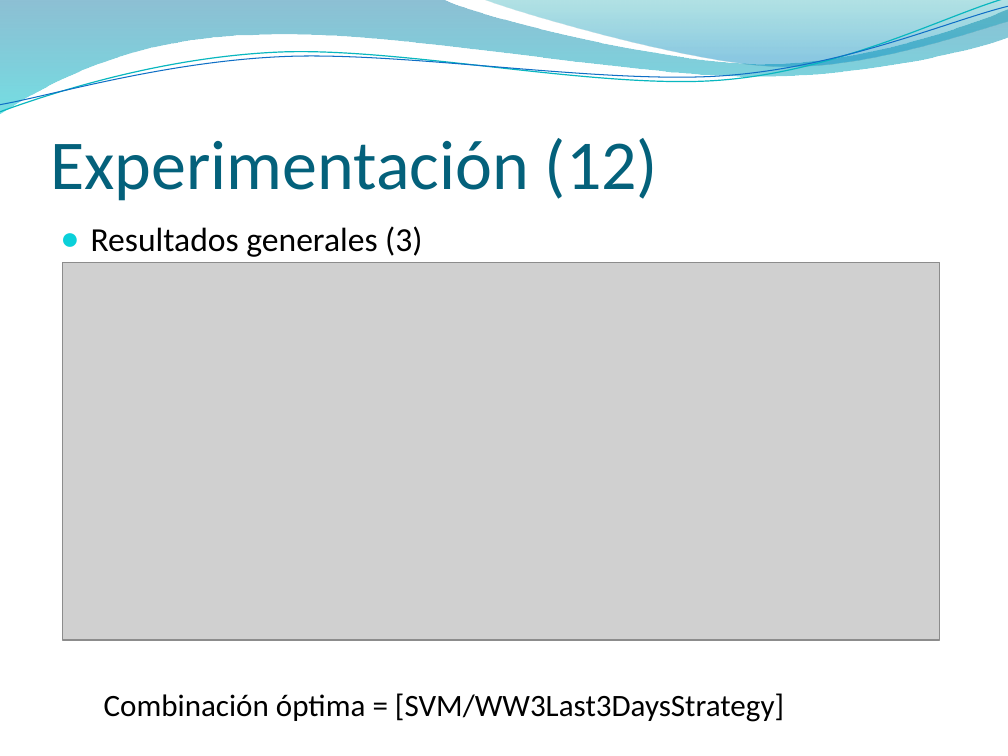
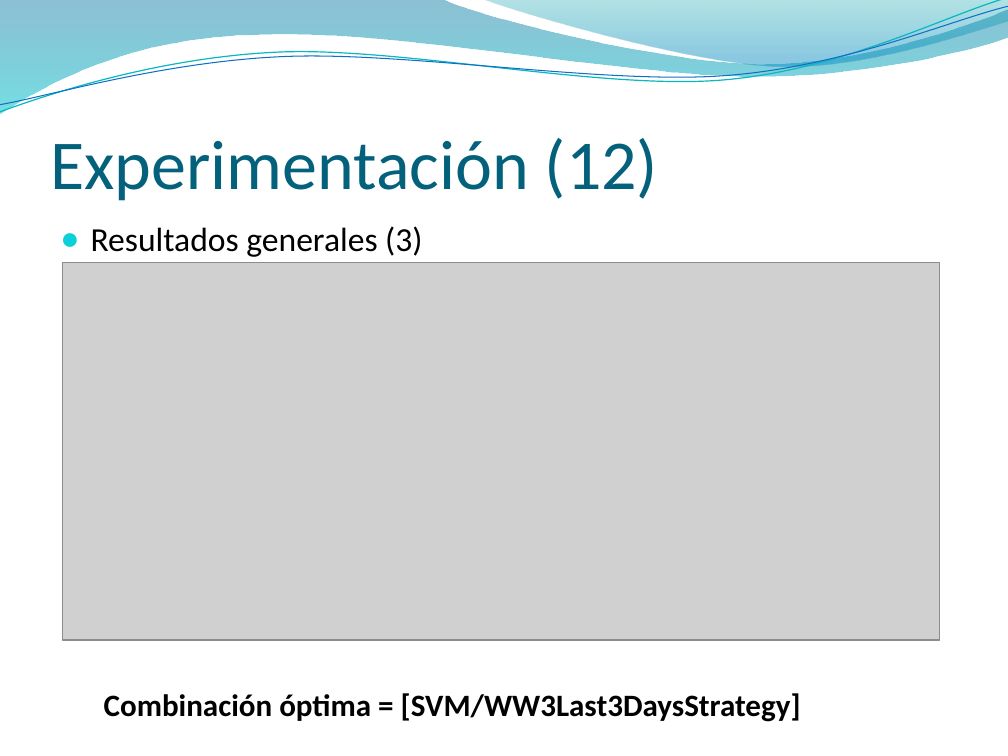
Before and after one commit to jaffadog/neuralito, a slide deck: slide 13 of neuralito/ArfGen/docs/Entregas/Informe Final/presentacion/maxi2.pptx. Drawn at 1008x756 pixels with LibreOffice and Linux fonts; fonts in the diff are those of the drawing; grey boxes stand for pictures; background and template pictures are left out. Boxes give left, top, right and bottom in pixels: in the first picture for what was removed or moved away, otherwise in the second. Text is boxed around its words. In the diff, an @@ line names an element or a change of style, - is before the commit and + after.

```diff
--- a/neuralito/ArfGen/docs/Entregas/Informe Final/presentacion/maxi2.pptx
+++ b/neuralito/ArfGen/docs/Entregas/Informe Final/presentacion/maxi2.pptx
@@ text at bbox=[104, 693, 801, 722]: bold on in "Combinación óptima = [SVM/WW3Last3DaysStrategy]" @@
```
Also in this commit, not shown: 10 other slides changed.
